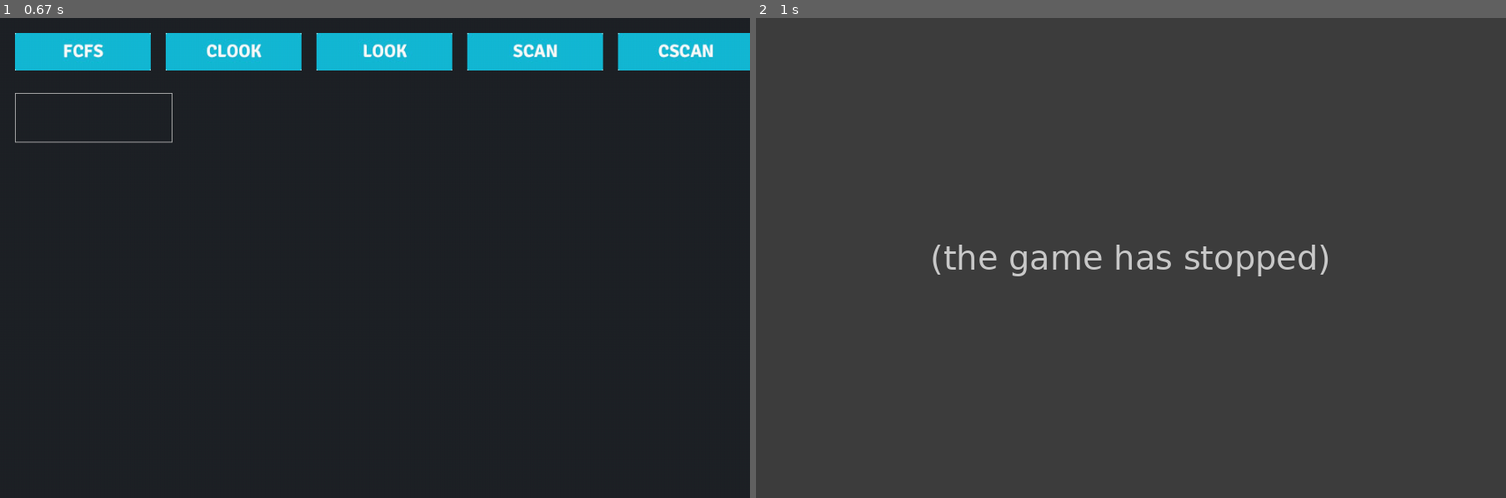
Above: before the commit, frames 1-2 (left to right).
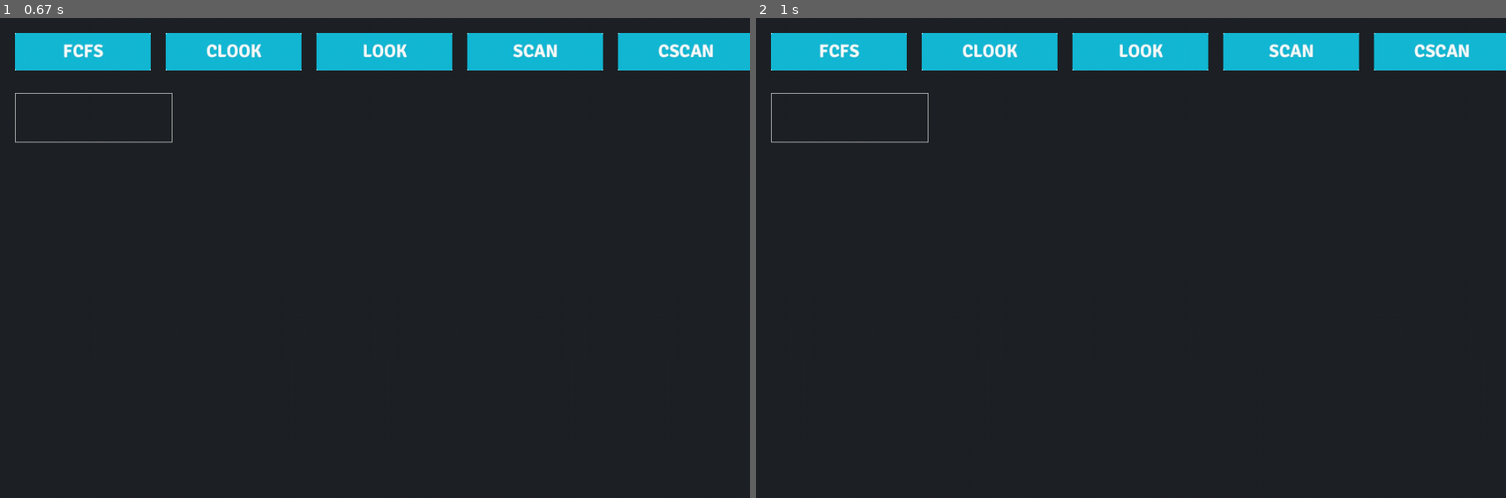
Above: after the commit, the same moments.

Repository: farfanoide/simuladorHDD
Game: pygame game, started from program.py
Two runs of this game, one before a commit and one after it. Both use one fixed random seed, a clock stepped at 60 frames per second and the inputs below. The source is Python 2; it was converted automatically to run under Python 3.
Inputs (mouse positions are in pixels of both pictures, inside the frame that each line leads up to):
- Up to frame 1 (0.67 s): tap Enter at 0.33 s
- Up to frame 2 (1 s): click (988, 51) at 0.82 s

Frame 1 is identical in both runs. In frame 2, 100% of the frame differs, in the area x 0-100%, y 0-100%.
Error before the commit: TypeError: 'NoneType' object is not iterable (scheduling.py line 21); the game stopped at 0.98 s (later frames are placeholders)

Commit message:
changes import method for algorithms in simulator

Diff:
--- a/algorithms/__init__.py
+++ b/algorithms/__init__.py
@@ -0,0 +1,7 @@
+from algorithms.scheduling import Scheduling
+from algorithms.clook import CLOOK
+from algorithms.cscan import CSCAN
+from algorithms.fcfs import FCFS
+from algorithms.look import LOOK
+from algorithms.scan import SCAN
+from algorithms.sstf import SSTF
--- a/algorithms/scheduling.py
+++ b/algorithms/scheduling.py
@@ -1,4 +1,4 @@
-class Scheduling():
+class Scheduling(object):
     """ Base Class for all algorithms """
 
     def __init__(self):
@@ -17,12 +17,14 @@
         Removes page faults from original requirement list
         and saves them to their own to be attended.
         """
-
-        for req in requirements:
-            if req < 0:
-                self.page_faults.append(abs(req))
-            else:
-                self.requirements.append(req)
+        if requirements:
+            for req in requirements:
+                if req < 0:
+                    self.page_faults.append(abs(req))
+                else:
+                    self.requirements.append(req)
+        else:
+            return None
 
     def startup(self, requirements, init_pos):
         """
--- a/simulator.py
+++ b/simulator.py
@@ -1,6 +1,6 @@
 from random import randint
 import math
-
+from algorithms import *
 
 class Simulator():
 
@@ -13,37 +13,31 @@
         self.max_tracks = tracks
 
     def executeFCFS(self):
-        from algorithms.fcfs import FCFS
         self.algorithm = FCFS()
         return self.algorithm.attend_requirements(
             self.requirements, self.init_pos, self.direction), "FCFS"
 
     def executeSSTF(self):
-        from algorithms.sstf import SSTF
         self.algorithm = SSTF()
         return self.algorithm.attend_requirements(
             self.requirements, self.init_pos, self.direction), "SSTF"
 
     def executeSCAN(self):
-        from algorithms.scan import SCAN
         self.algorithm = SCAN()
         return self.algorithm.attend_requirements(
             self.requirements, self.init_pos, self.direction, self.max_tracks), "SCAN"
 
     def executeCSCAN(self):
-        from algorithms.cscan import CSCAN
         self.algorithm = CSCAN()
         return self.algorithm.attend_requirements(
             self.requirements, self.init_pos, self.direction, self.max_tracks), "CSCAN"
 
     def executeLOOK(self):
-        from algorithms.look import LOOK
         self.algorithm = LOOK()
         return self.algorithm.attend_requirements(
             self.requirements, self.init_pos, self.direction), "LOOK"
 
     def executeCLOOK(self):
-        from algorithms.clook import CLOOK
         self.algorithm = CLOOK()
         return self.algorithm.attend_requirements(
             self.requirements, self.init_pos, self.direction), "CLOOK"
